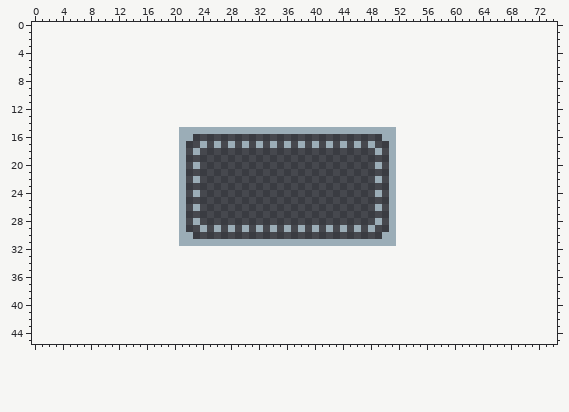
One commit to this pixel-art file: asperite/stamp_area.aseprite. That is the earlier state.
31x17 pixels, 1 frame. The old version is drawn lined up with the new one, on the new canvas.
The same view after the edit:
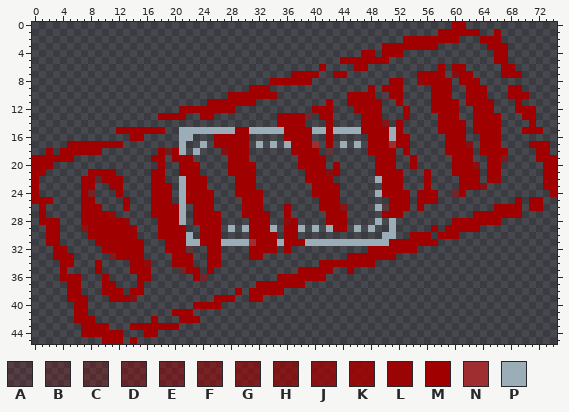
Palette (. is transparent): A #a1000022  B #a1000033  C #a1000044  D #a1000066  E #a1000077  F #a1000088  G #a1000099  H #a10000aa  J #a10000bb  K #a10000dd  L #a10000ee  M #a10000  N #9f2e31  P #9badb7
The exact change:
canvas 31x17 -> 75x46, the old top-left corner now at 21,15
@@ x 0..74 @@
- 0 ...........................................................................
- 1 ...........................................................................
- 2 ...........................................................................
- 3 ...........................................................................
- 4 ...........................................................................
- 5 ...........................................................................
- 6 ...........................................................................
- 7 ...........................................................................
- 8 ...........................................................................
- 9 ...........................................................................
-10 ...........................................................................
-11 ...........................................................................
-12 ...........................................................................
-13 ...........................................................................
-14 ...........................................................................
-15 .....................PPPPPPPPPPPPPPPPPPPPPPPPPPPPPPP.......................
-16 .....................PP...........................PP.......................
-17 .....................P..P.P.P.P.P.P.P.P.P.P.P.P.P..P.......................
-18 .....................P.P.........................P.P.......................
-19 .....................P.............................P.......................
-20 .....................P.P.........................P.P.......................
-21 .....................P.............................P.......................
-22 .....................P.P.........................P.P.......................
-23 .....................P.............................P.......................
-24 .....................P.P.........................P.P.......................
-25 .....................P.............................P.......................
-26 .....................P.P.........................P.P.......................
-27 .....................P.............................P.......................
-28 .....................P.P.........................P.P.......................
-29 .....................P..P.P.P.P.P.P.P.P.P.P.P.P.P..P.......................
-30 .....................PP...........................PP.......................
-31 .....................PPPPPPPPPPPPPPPPPPPPPPPPPPPPPPP.......................
-32 ...........................................................................
-33 ...........................................................................
-34 ...........................................................................
-35 ...........................................................................
-36 ...........................................................................
-37 ...........................................................................
-38 ...........................................................................
-39 ...........................................................................
-40 ...........................................................................
-41 ...........................................................................
-42 ...........................................................................
-43 ...........................................................................
-44 ...........................................................................
-45 ...........................................................................
+ 0 ............................................................MM.............
+ 1 ..........................................................MMMMMM..M........
+ 2 .....................................................MMMMMMMM...MMM........
+ 3 ..................................................MMMMMMMM.......MMM.......
+ 4 ...............................................MM.MMM.............MM.......
+ 5 ............................................MMMMMMM...............MM.......
+ 6 .........................................M....MM..........M.MM.....MM......
+ 7 .....................................MMMM..MM..........MMMM.JMM....MMM.....
+ 8 ..................................MMMMMM...........MM..KMMMM.MMM...........
+ 9 ...............................MMM..............M.MMM....MMM..MMM...MM.....
+10 ............................MMMMMMM..........MMMM.AMM....MMM..MMM...MMM....
+11 .........................MMMMMMM..........M..MMMMM..M....MMMM.MMMM...M.....
+12 .....................MMMMMMMM...........MMM...MMMM...M...MMMM..MMM...MMM...
+13 ..................MMMM..MM.........MMMMD.MM....MMM...L....MMM..MMMM...MM...
+14 ...................................MMMM...M....MMMJ.M.....MMMM.MMMM....M...
+15 ............MMMMMMM..PPPPPPPPMMPPPPPMMMMPPMPPPPMMMMPM.....MMMM.MMMM...MMM..
+16 ..............MM.....PP...MMMMM.....MMMM..M.....MMMPMM.....MMM..MMM........
+17 .....MMMMMMMM........P..P.MMMMM.P.P.PMMMN.M.P.P.MMMNMM.....MMMJ.MMM....MMM.
+18 ..M.MMMMMM........MEMP.P...JMMM......MMMM.C.....MMMM.M.....MMMM.MMMM....MM.
+19 MMMMMM...........MM.MMM.....MMM.......MMMM.......MMM..M.....MMM..MMH....MMM
+20 MMM...............M..MMM....MMMM......MMMM.M.....MMM..M.....MMMJ.MM......MM
+21 MM......MMMM.....MM..MMM....MMMM.......MMMJM.....MMMM...M...MMMM.MM......MM
+22 M......MMCMMM....MM..PMMM....MMM.......MMMM......PMMM...M....MMM.ML......MM
+23 M......MM..MM....MMM.PMMM....MMM........MMMM......MMM...M....MMMJ........MM
+24 M......MF...M....MMM.PMMMM...MMMM.......MMMM.....PMMMM.LMM..EM............M
+25 MMM....MM....M...MMM.PMMMM....MMM........MMM.......MMM.MMM...........M.MM..
+26 .M.....MMM...M...MMMMP.MMM....MMM...M....MMMJ....PBMMM.M..........MMMM.MM..
+27 .M.....MMMMK.....MMMMP.MMMM...MMMM..M.....MMM.....MMM..........MMMMMMM.....
+28 .MMM...MMMMMMK....MMMP.MMMM....MMM..KM....MMM....P.P........MMMMMMM........
+29 ..MM...JMMMMMML...MMMM..MMM.P.PMMMP.MMP.P.PMM.P.P..P.....M.MMMMM...........
+30 ..MM....MMMMMMM...MMMMP.MMM....MMMM.MM............PP..MMM.MMM..............
+31 ..MM.....MMMMMMM...MMMPPMMMPPPPNMMMPMMMPPPPPPPPPPPPMMMMMMM.................
+32 ...MM.....MMMMMM...MMMC..MM....MMMM.M...........MMMMMMM....................
+33 ...MMM.....GMMMM....MMM..MM....MM............MMMMMMM.......................
+34 ....MM...M....MMK...MMM..MM..............MMMMMMMM..........................
+35 ....M....M....MMM....EMM.M............MMMMM..M.............................
+36 ....MMM...M....MM......ME..........MMMMMMM.................................
+37 .....MM...MM...M................MMMMMMM....................................
+38 .....MM...MMM.MM.............M.MMMMM.......................................
+39 .....MMM...MMMJ...........MMM..MM..........................................
+40 ......MM...............MMMM................................................
+41 ......MM............MMM....................................................
+42 ......MMM........M...MMM...................................................
+43 .......MMMM...MMMMMMM......................................................
+44 .......MMMMMM...MM.........................................................
+45 ..........MMM.M............................................................
Boxes around the changes in both pictures, in picture pixels (x1, y1, x2, y2):
changed: (32, 22, 557, 344)
